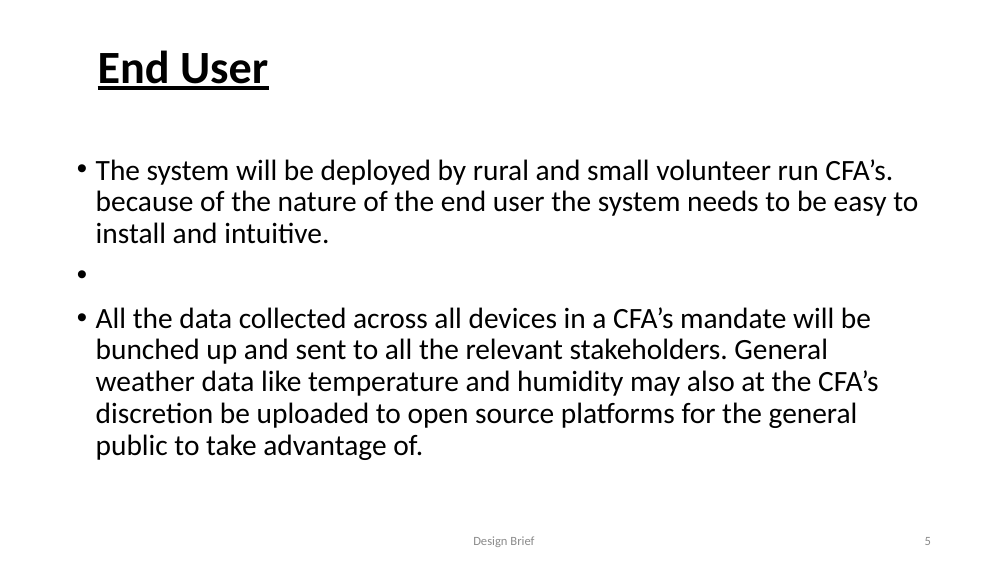
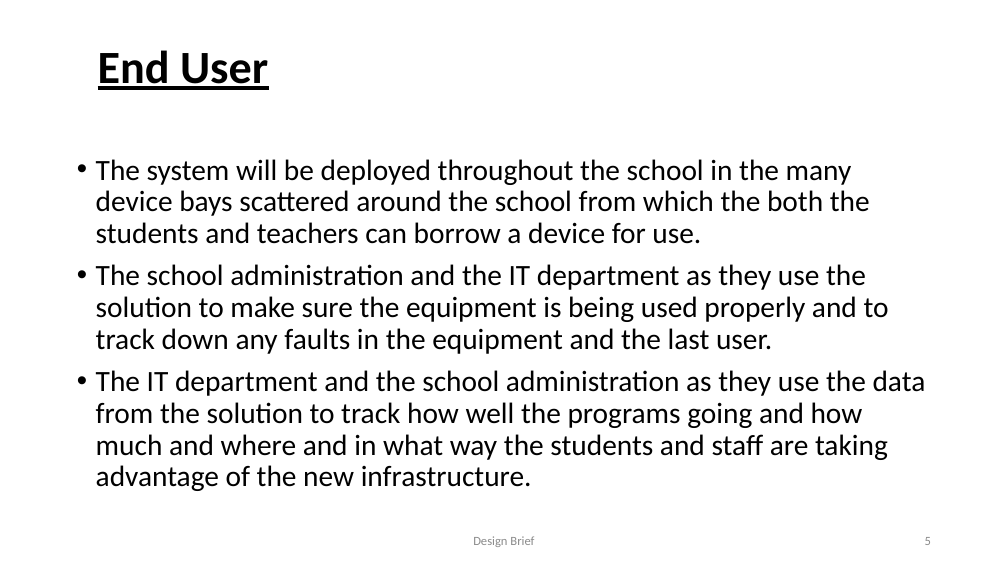
Before and after one commit to Karna-A/Sys-Engineering, a slide deck: slide 5 of Folio/Design Brief RFID FINAL.pptx. Drawn at 1008x567 pixels with LibreOffice and Linux fonts; fonts in the diff are those of the drawing. Boxes give left, top, right and bottom in pixels: in the first picture for what was removed or moved away, otherwise in the second. Text is boxed around its words. In the diff, an @@ line names an element or a change of style, - is before the commit and + after.

```diff
--- a/Folio/Design Brief RFID FINAL.pptx
+++ b/Folio/Design Brief RFID FINAL.pptx
@@ text at [96,159,926,491]: text changed @@
-• The system will be deployed by rural and small volunteer run CFA’s. because of the nature of the end user the system needs to be easy to install and intuitive.
-• All the data collected across all devices in a CFA’s mandate will be bunched up and sent to all the relevant stakeholders. General weather data like temperature and humidity may also at the CFA’s discretion be uploaded to open source platforms for the general public to take advantage of.
+• The system will be deployed throughout the school in the many device bays scattered around the school from which the both the students and teachers can borrow a device for use.
+• The school administration and the IT department as they use the solution to make sure the equipment is being used properly and to track down any faults in the equipment and the last user.
+• The IT department and the school administration as they use the data from the solution to track how well the programs going and how much and where and in what way the students and staff are taking advantage of the new infrastructure.
```
Also in this commit, not shown: 7 other slides changed, 1 other file.
